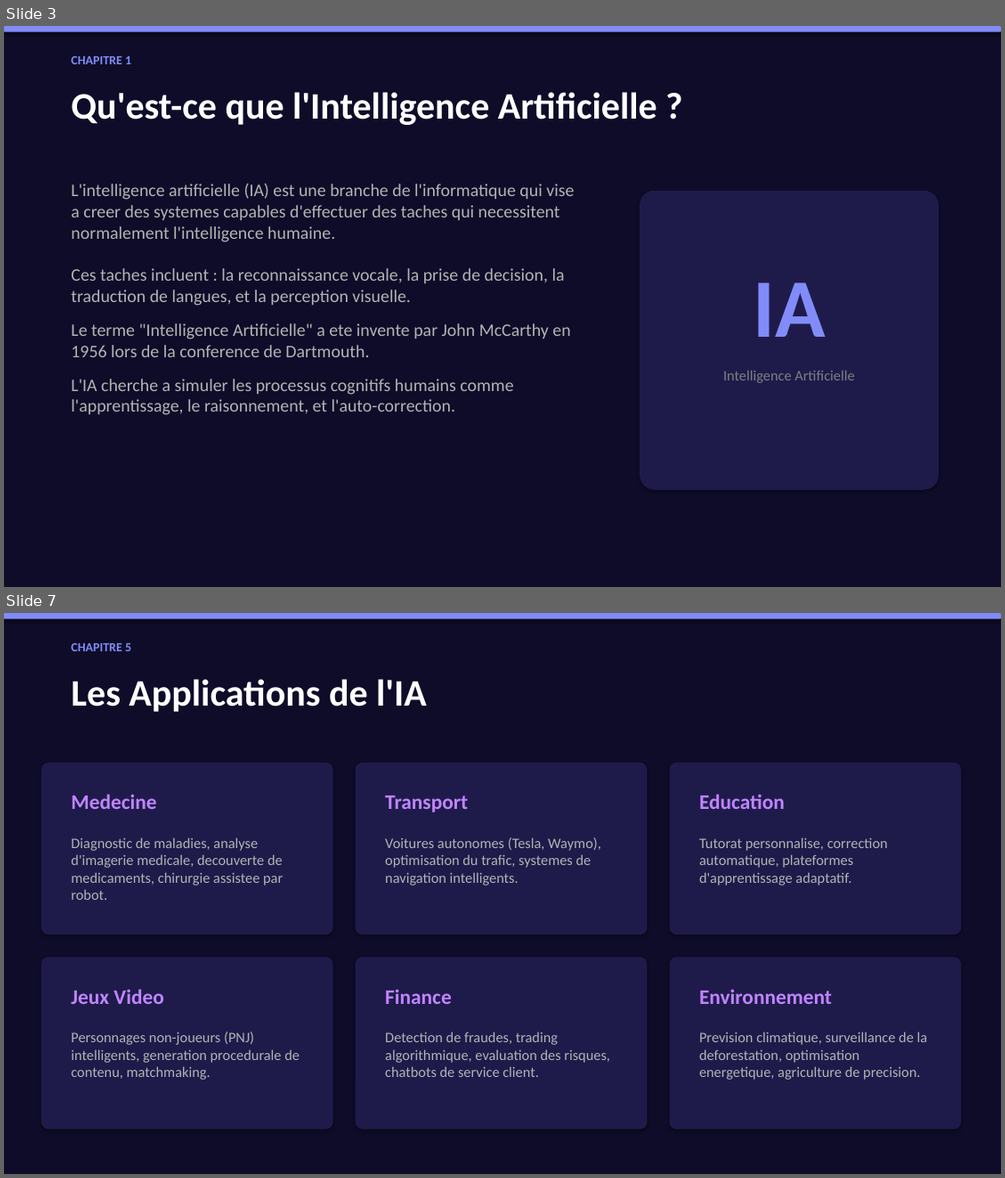
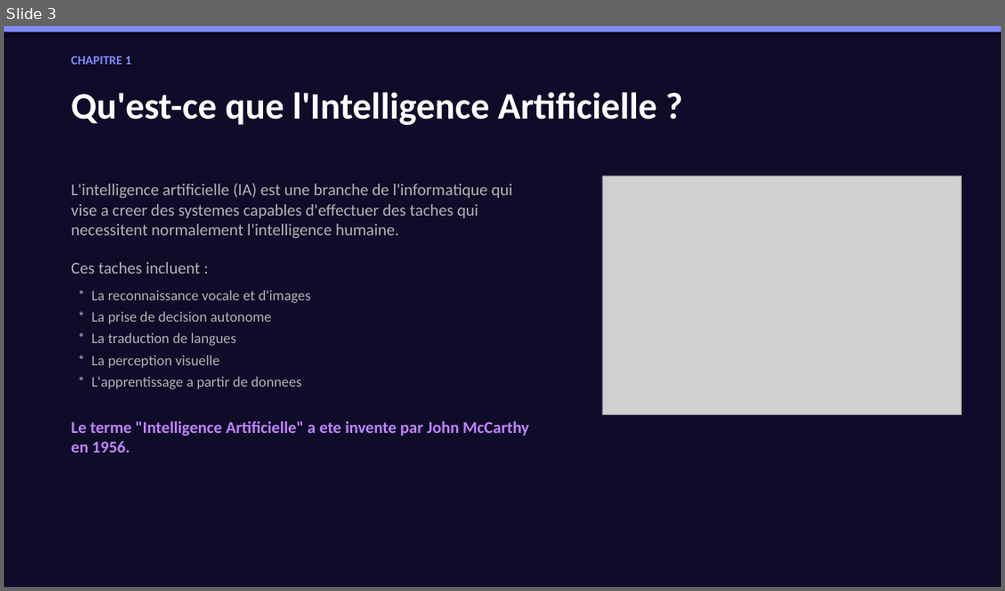
Before and after one commit to ayoubassouarinfo/AI-Project, a slide deck: AI_Presentation_Ayoub_Assouar.pptx. Shown one above the other, each under a label of ours: slides 3 and 7 before the commit, slide 3 after it; the slides between them are not shown. The pictures are 1005x1178 and 1005x591 pixels, drawn with LibreOffice and Linux fonts; fonts in the diff are those of the drawing; grey boxes stand for pictures. Boxes give left, top, right and bottom in pixels: in the first picture for what was removed or moved away, otherwise in the second. Text is boxed around its words. In the diff, an @@ line names an element or a change of style, - is before the commit and + after.

Commit message:
feat: add real images to PPTX and HTML, more examples and details

```diff
--- a/AI_Presentation_Ayoub_Assouar.pptx
+++ b/AI_Presentation_Ayoub_Assouar.pptx
@@ slide 7 removed at bbox=[4, 613, 1001, 1174], background #0F0C29 @@
@@ rounded rectangle removed at bbox=[4, 613, 1001, 619] @@
@@ text removed at bbox=[71, 643, 131, 651] @@
-CHAPITRE 5
@@ text removed at bbox=[71, 679, 427, 712] @@
-Les Applications de l'IA
@@ rounded rectangle removed at bbox=[41, 763, 333, 934] @@
@@ rounded rectangle removed at bbox=[356, 763, 647, 934] @@
@@ rounded rectangle removed at bbox=[670, 763, 961, 934] @@
@@ text removed at bbox=[71, 794, 156, 809] @@
-Medecine
@@ text removed at bbox=[385, 795, 468, 812] @@
-Transport
@@ text removed at bbox=[699, 794, 785, 809] @@
-Education
@@ text removed at bbox=[71, 837, 283, 900] @@
-Diagnostic de maladies, analyse d'imagerie medicale, decouverte de medicaments, chirurgie assistee par robot.
@@ text removed at bbox=[385, 837, 601, 885] @@
-Voitures autonomes (Tesla, Waymo), optimisation du trafic, systemes de navigation intelligents.
@@ text removed at bbox=[699, 837, 888, 885] @@
-Tutorat personnalise, correction automatique, plateformes d'apprentissage adaptatif.
@@ rounded rectangle removed at bbox=[41, 957, 333, 1129] @@
@@ rounded rectangle removed at bbox=[356, 957, 647, 1129] @@
@@ rounded rectangle removed at bbox=[670, 957, 961, 1129] @@
@@ text removed at bbox=[71, 989, 163, 1004] @@
-Jeux Video
@@ text removed at bbox=[385, 989, 452, 1004] @@
-Finance
@@ text removed at bbox=[699, 989, 832, 1004] @@
-Environnement
@@ text removed at bbox=[71, 1031, 299, 1079] @@
-Personnages non-joueurs (PNJ) intelligents, generation procedurale de contenu, matchmaking.
@@ text removed at bbox=[385, 1031, 610, 1077] @@
-Detection de fraudes, trading algorithmique, evaluation des risques, chatbots de service client.
@@ text removed at bbox=[699, 1031, 928, 1079] @@
-Prevision climatique, surveillance de la deforestation, optimisation energetique, agriculture de precision.
@@ slide 3 changed as well @@
@@ text at bbox=[71, 183, 513, 238]: size 17 to 16 pt in "L'intelligence artificielle (IA) est une branche de ..."; less space between paragraphs @@
@@ picture added at bbox=[602, 176, 961, 415] @@
@@ rounded rectangle removed at bbox=[639, 191, 938, 490] @@
@@ text at bbox=[71, 262, 529, 452]: text changed; size 17 to 14 pt @@
-Ces taches incluent : la reconnaissance vocale, la prise de decision, la traduction de langues, et la perception visuelle.
-Le terme "Intelligence Artificielle" a ete invente par John McCarthy en 1956 lors de la conference de Dartmouth.
-L'IA cherche a simuler les processus cognitifs humains comme l'apprentissage, le raisonnement, et l'auto-correction.
+Ces taches incluent :
+* La reconnaissance vocale et d'images
+* La prise de decision autonome
+* La traduction de langues
+* La perception visuelle
+* L'apprentissage a partir de donnees
+Le terme "Intelligence Artificielle" a ete invente par John McCarthy en 1956.
@@ text removed at bbox=[752, 282, 825, 337] @@
-IA
@@ text removed at bbox=[723, 370, 854, 383] @@
-Intelligence Artificielle
```
Also in this commit, not shown: 9 other slides changed, 1 slide added, 10 other files.
